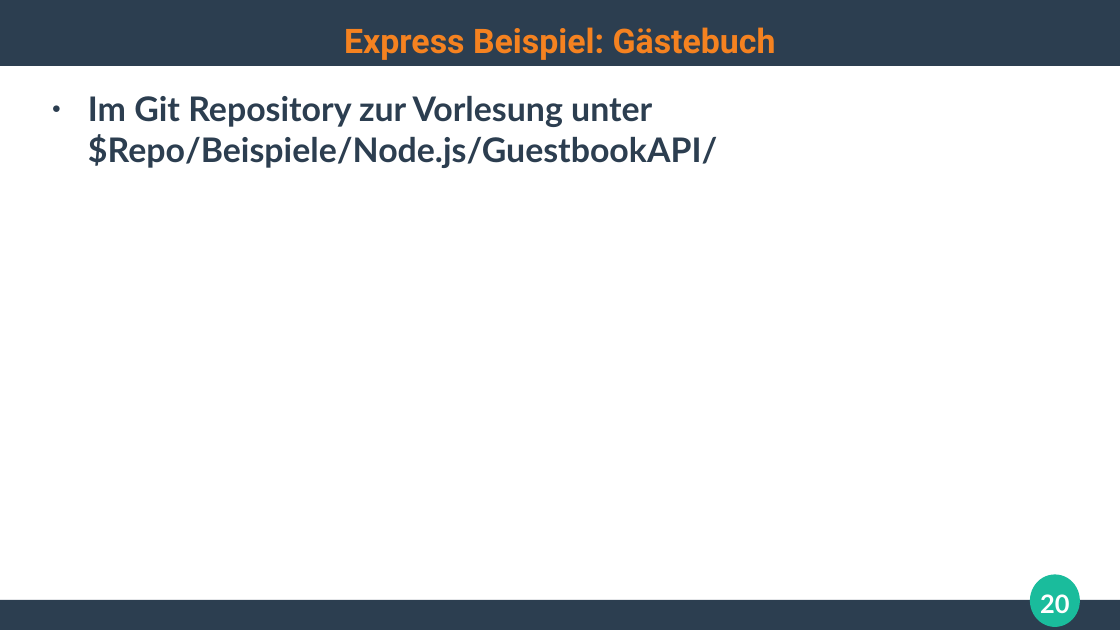
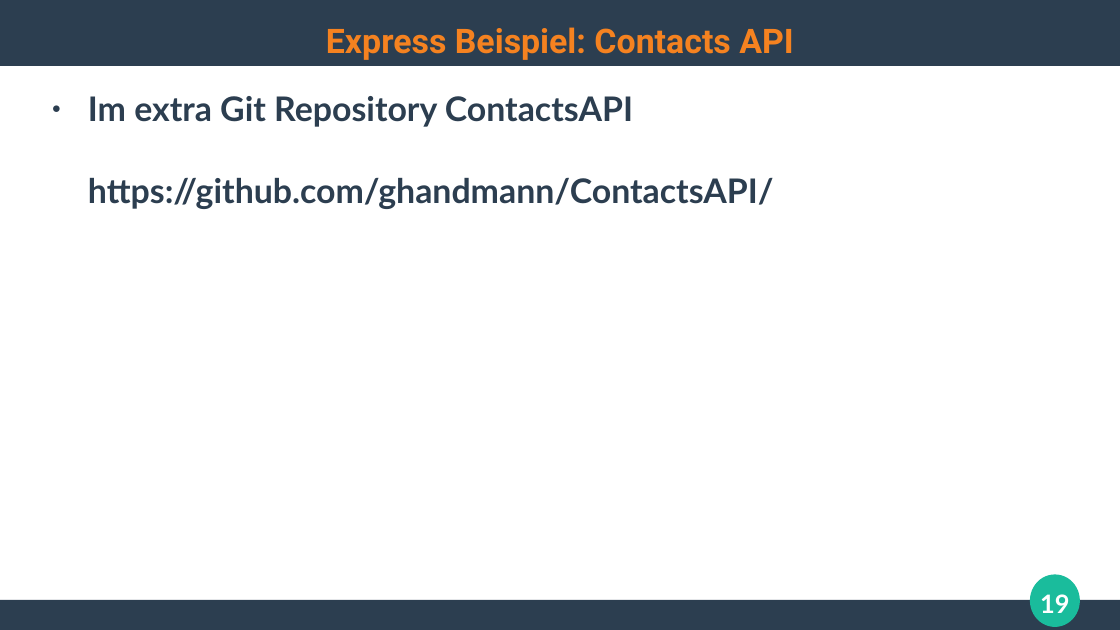
Before and after one commit to ghandmann/HS-AlbSig-WebAnwendungen2, a slide deck: slide 19 of Kapitel/03_WebFrameworks_1x1.odp (slide 20 before the commit). Drawn at 1120x630 pixels with LibreOffice and Linux fonts; fonts in the diff are those of the drawing. Boxes give left, top, right and bottom in pixels: in the first picture for what was removed or moved away, otherwise in the second. Text is boxed around its words. In the diff, an @@ line names an element or a change of style, - is before the commit and + after.

```diff
--- a/Kapitel/03_WebFrameworks_1x1.odp
+++ b/Kapitel/03_WebFrameworks_1x1.odp
@@ title at <box>326,27,794,60</box>: text changed @@
-Express Beispiel: Gästebuch
+Express Beispiel: Contacts API
@@ text at <box>88,96,774,209</box>: text changed @@
-● Im Git Repository zur Vorlesung unter
-  $Repo/Beispiele/Node.js/GuestbookAPI/
+● Im extra Git Repository ContactsAPI
+  https://github.com/ghandmann/ContactsAPI/
@@ page number at <box>1040,594,1069,613</box>: text changed @@
-20
+19
```
Also in this commit, not shown: 1 slide removed.
